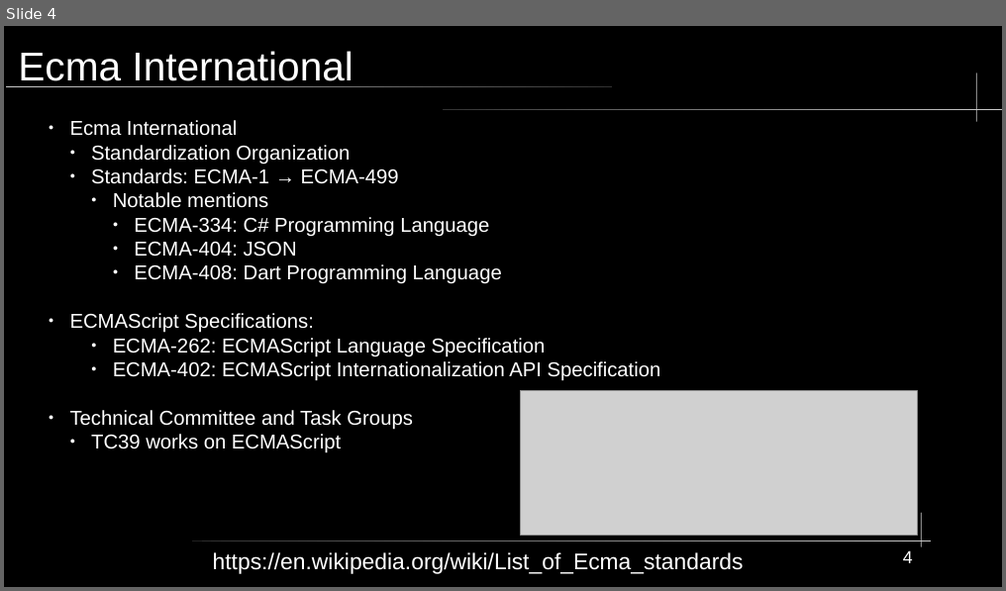
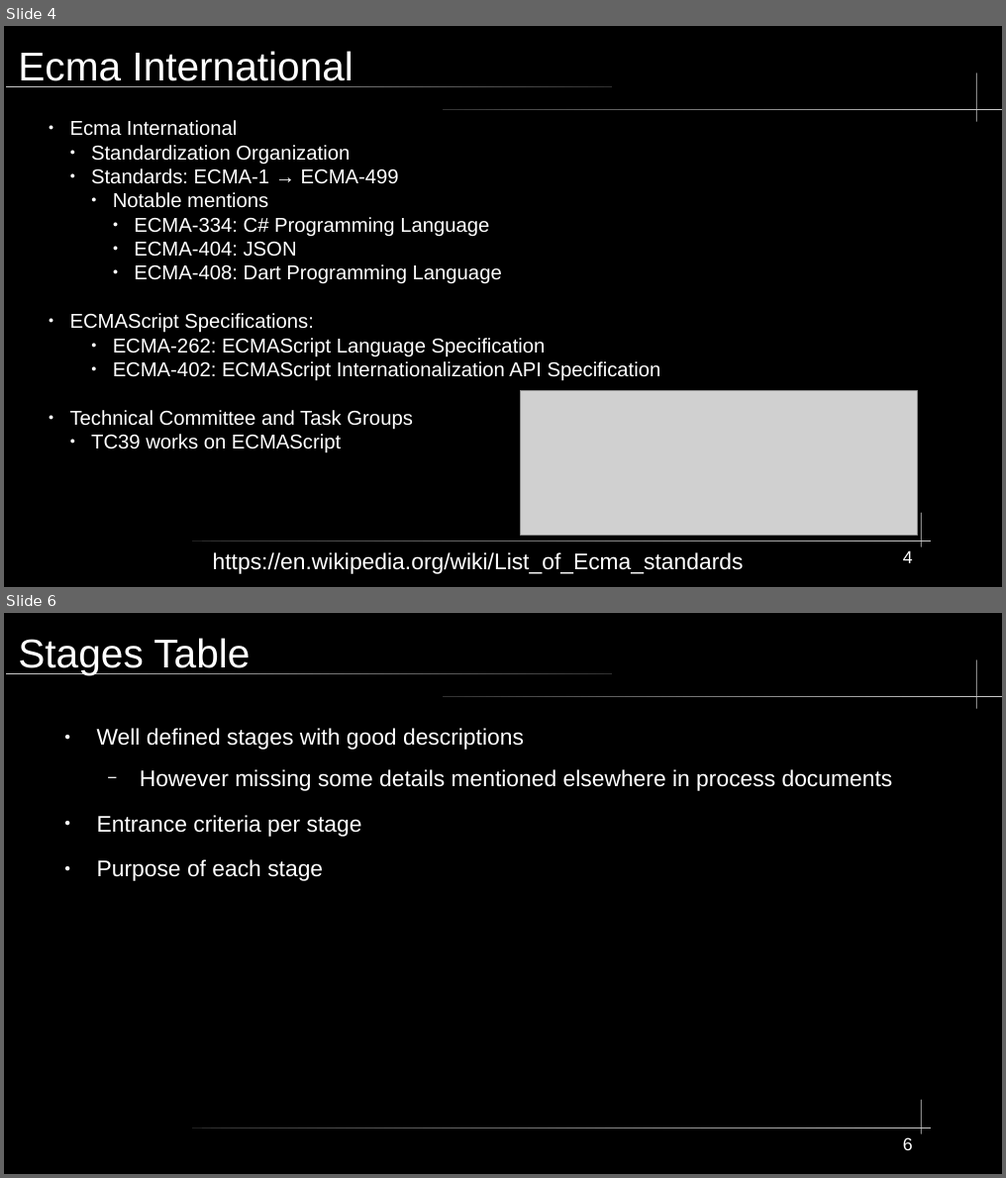
Before and after one commit to KWaloen/tc39_proposals_project, a slide deck: Data Analysis/Presentation/TC39 Process Documents.odp. Shown one above the other, each under a label of ours: slide 4 before the commit, slides 4 and 6 after it; the slides between them are not shown. The pictures are 1006x591 and 1006x1178 pixels, drawn with LibreOffice and Linux fonts; fonts in the diff are those of the drawing; grey boxes stand for pictures. Boxes give left, top, right and bottom in pixels: in the first picture for what was removed or moved away, otherwise in the second. Text is boxed around its words. In the diff, an @@ line names an element or a change of style, - is before the commit and + after.

```diff
--- a/Data Analysis/Presentation/TC39 Process Documents.odp
+++ b/Data Analysis/Presentation/TC39 Process Documents.odp
@@ slide 6 added at (4, 613, 1002, 1174), background #000000; not listed: 5 template elements that a slide beside it also shows @@
@@ title added at (18, 638, 250, 675), 32 pt, text #FFFFFF @@
+Stages Table
@@ text added at (97, 728, 893, 881), 18 pt, text #FFFFFF @@
+● Well defined stages with good descriptions
+  − However missing some details mentioned elsewhere in process documents
+● Entrance criteria per stage
+● Purpose of each stage
@@ page number added at (903, 1138, 913, 1151), 14 pt, text #FFFFFF @@
+6
```
Also in this commit, not shown: 3 slides changed, 8 other slides added, 3 slides removed.
